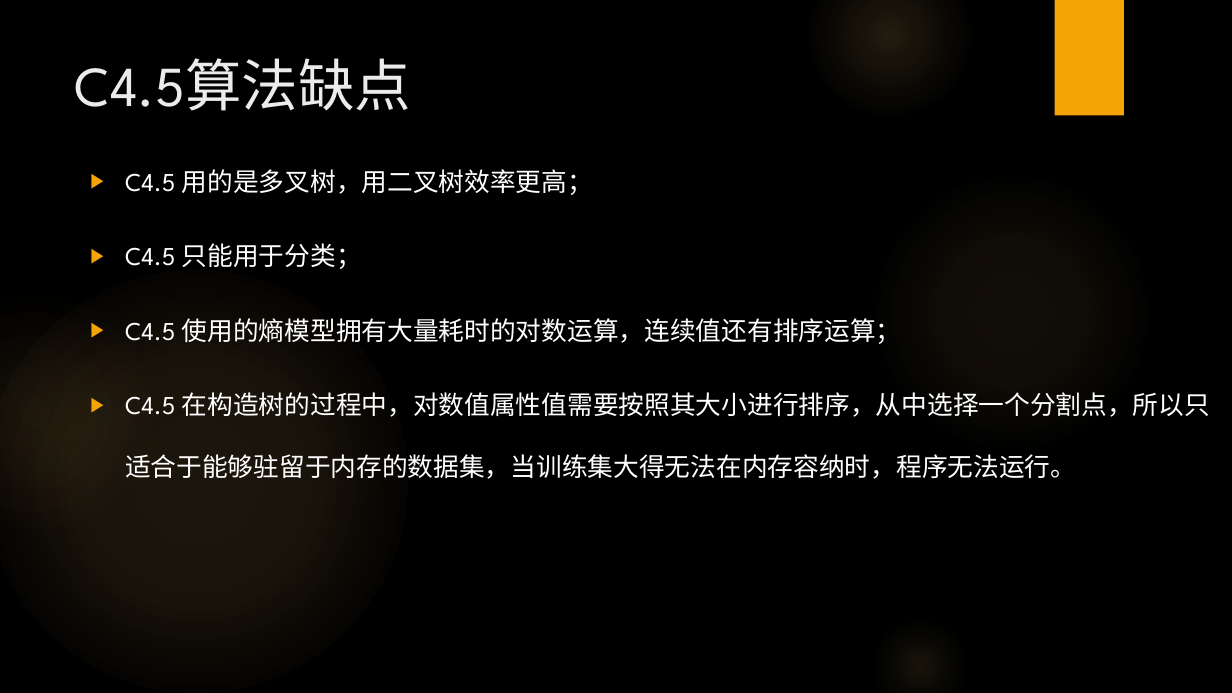
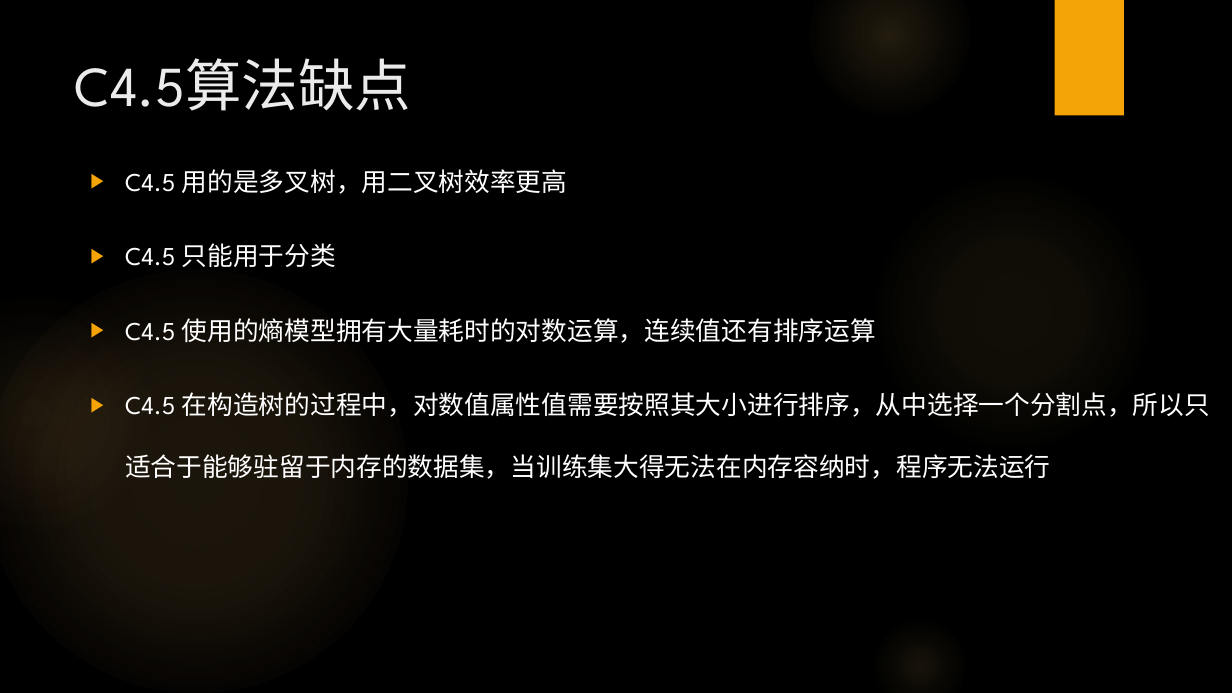
Before and after one commit to RobertWang2/DNN-MI, a slide deck: slide 9 of resources/分享PPT合集/决策树算法发展.pptx. Drawn at 1232x693 pixels with LibreOffice and Linux fonts; fonts in the diff are those of the drawing; background and template pictures are left out. Boxes give left, top, right and bottom in pixels: in the first picture for what was removed or moved away, otherwise in the second. Text is boxed around its words. In the diff, an @@ line names an element or a change of style, - is before the commit and + after.

Commit message:
update

```diff
--- a/resources/分享PPT合集/决策树算法发展.pptx
+++ b/resources/分享PPT合集/决策树算法发展.pptx
@@ text at bbox=[125, 169, 1210, 479]: text changed @@
-▶ C4.5 用的是多叉树，用二叉树效率更高；
-▶ C4.5 只能用于分类；
-▶ C4.5 使用的熵模型拥有大量耗时的对数运算，连续值还有排序运算；
-▶ C4.5 在构造树的过程中，对数值属性值需要按照其大小进行排序，从中选择一个分割点，所以只适合于能够驻留于内存的数据集，当训练集大得无法在内存容纳时，程序无法运行。
+▶ C4.5 用的是多叉树，用二叉树效率更高
+▶ C4.5 只能用于分类
+▶ C4.5 使用的熵模型拥有大量耗时的对数运算，连续值还有排序运算
+▶ C4.5 在构造树的过程中，对数值属性值需要按照其大小进行排序，从中选择一个分割点，所以只适合于能够驻留于内存的数据集，当训练集大得无法在内存容纳时，程序无法运行
```
Also in this commit, not shown: 5 other slides changed, 5 slides added, 1 slide removed.
